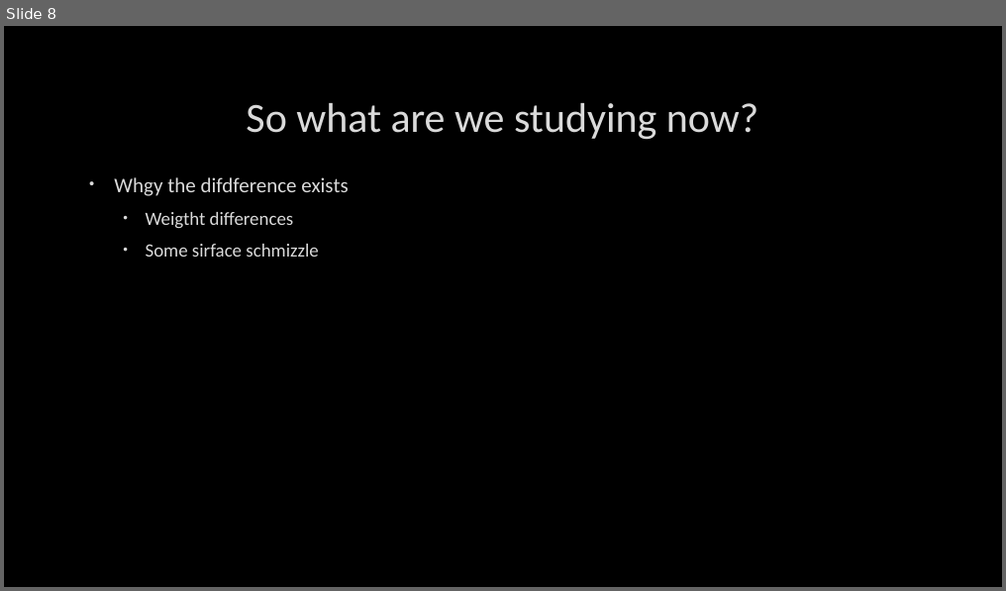
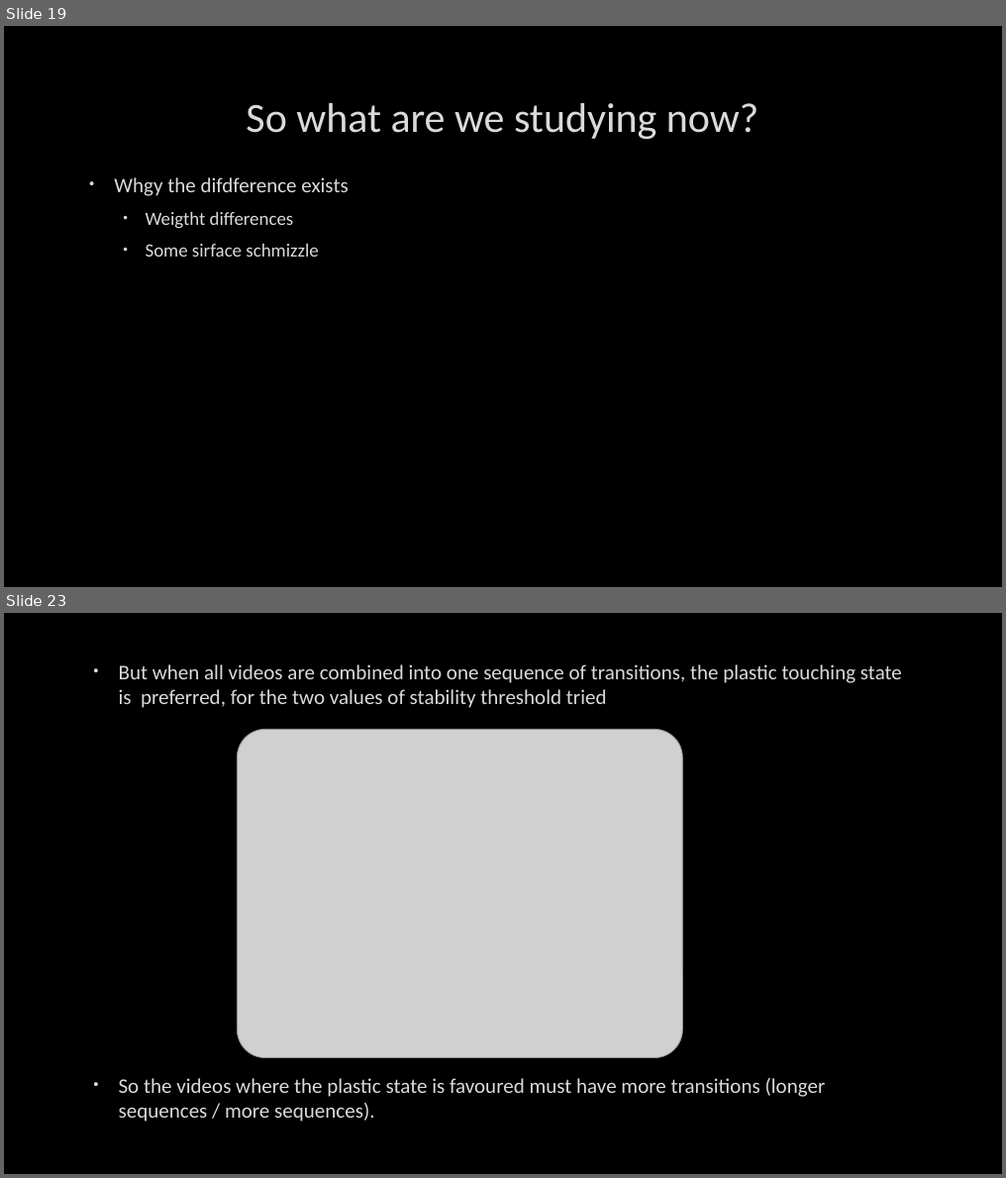
Before and after one commit to TchakamauRa/Soft-Matter, a slide deck: Backup copy.pptx. Shown one above the other, each under a label of ours: slide 8 before the commit, slides 19 and 23 after it; the slides between them are not shown. The pictures are 1006x591 and 1006x1178 pixels, drawn with LibreOffice and Linux fonts; fonts in the diff are those of the drawing; grey boxes stand for pictures; background and template pictures are left out. Boxes give left, top, right and bottom in pixels: in the first picture for what was removed or moved away, otherwise in the second. Text is boxed around its words. In the diff, an @@ line names an element or a change of style, - is before the commit and + after.

```diff
--- a/Backup copy.pptx
+++ b/Backup copy.pptx
@@ slide 23 added at (4, 613, 1002, 1174), background picture (left out) @@
@@ text added at (119, 664, 902, 1122), 20 pt, text #DADADA @@
+• But when all videos are combined into one sequence of transitions, the plastic touching state is preferred, for the two values of stability threshold tried
+• So the videos where the plastic state is favoured must have more transitions (longer sequences / more sequences).
@@ picture added at (237, 729, 682, 1058) @@
@@ what was slide 8 is now slide 19 @@
```
Also in this commit, not shown: 8 slides changed, 17 other slides added, 2 slides removed, 2 other files.
